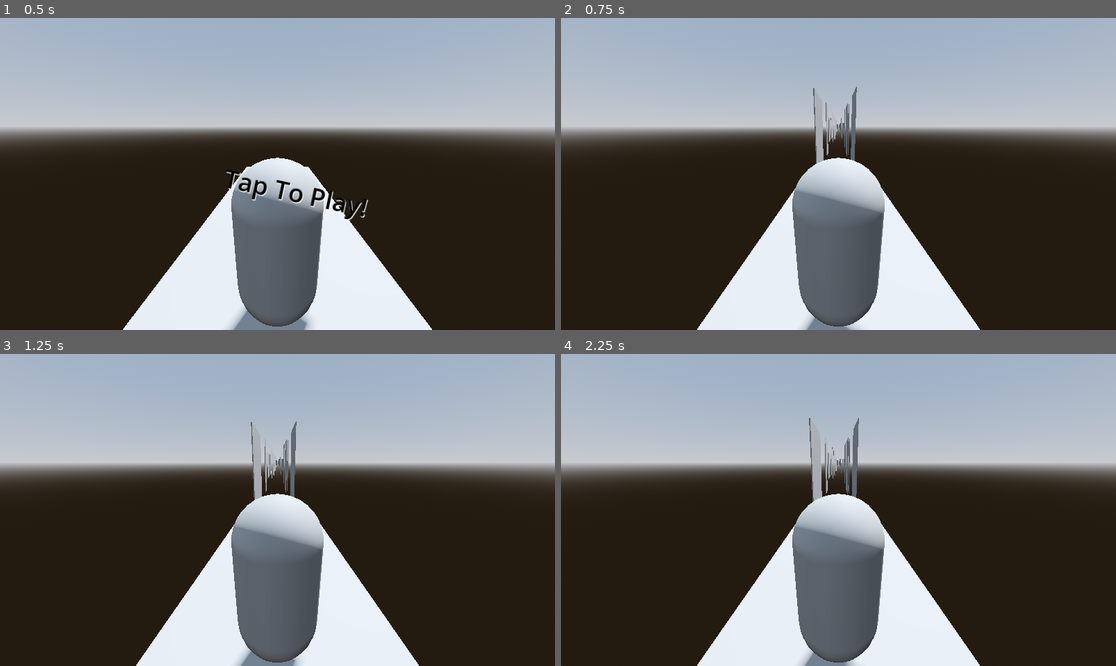
Above: before the commit, frames 1-4 (two rows, left to right).
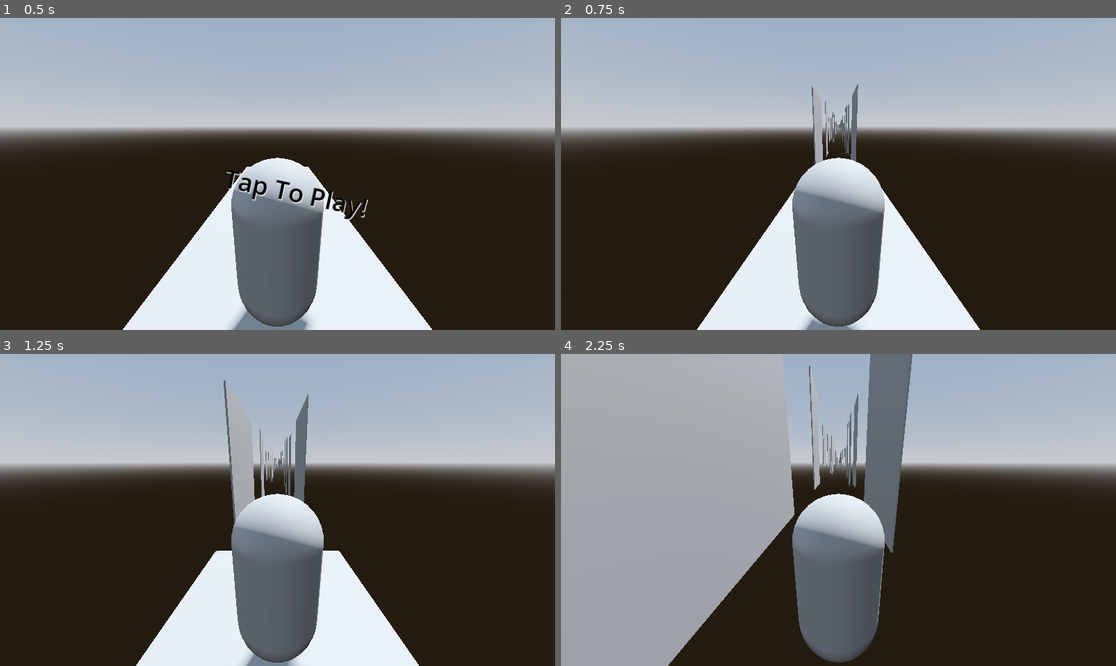
Above: after the commit, the same moments.

Repository: Caesar-Codicis/runner-remade
Game: Godot game, scene res://main_scene.tscn
Two runs of this game, one before a commit and one after it. Both use one fixed random seed, a clock stepped at 60 frames per second and the inputs below.
Inputs (mouse positions are in pixels of both pictures, inside the frame that each line leads up to):
- Up to frame 1 (0.5 s): no input
- Up to frame 2 (0.75 s): tap Enter at 0.5 s; move the mouse to (960, 158) at 0.52 s; click (960, 158) at 0.67 s
- Up to frame 3 (1.25 s): no input
- Up to frame 4 (2.25 s): move the mouse to (727, 525) at 1.27 s; click (727, 525) at 1.42 s; move the mouse to (894, 441) at 2.02 s; click (894, 441) at 2.17 s

Frame 1 is identical in both runs. In frame 2, 0.4% of the frame differs, in the area x 25-75%, y 21-100%; in frame 3, 2.5%; in frame 4, 41%, in the area x 0-76%, y 0-100%.

Commit message:
Adjust generate walls
Generate walls changed so walls get thinner as the course progresses

Diff:
--- a/StartScreen.gd
+++ b/StartScreen.gd
@@ -6,7 +6,7 @@
 
 # Called when the node enters the scene tree for the first time.
 func _ready() -> void:
-	Engine.time_scale = 0.1
+	# Engine.time_scale = 1 ## debugging tool for controlling speed of playback
 	_startLabel = $CanvasLayer/StartLabel
 	_startLabel.visible = true
 
--- a/WallGenerator.gd
+++ b/WallGenerator.gd
@@ -16,15 +16,15 @@
 
 func StartGenerating():
 	for i in range(1250):
-		GenerateSimpleWalls()
+		GenerateSimpleWalls(i)
 
-func GenerateSimpleWalls():
+func GenerateSimpleWalls(n):
 	## simple left wall
 
 	if leftWallScene != null:
 		var leftWall = leftWallScene.instantiate() as MeshInstance3D
 		var leftWallY = GetRandomY()
-		var positionZ = randf_range(2.0,5.25)
+		var positionZ = randf_range(3.5,3.5+(5.25-3.5)*(1/(n+1)))
 		if simpleWallCount == 1:
 			leftWallY = 1.0
 			positionZ = 4.5
@@ -43,7 +43,7 @@
 
 	if rightWallScene != null:
 		var rightWall = rightWallScene.instantiate() as MeshInstance3D
-		var positionZ = randf_range(2.25,5.25)
+		var positionZ = randf_range(3.5,3.5+(5.25-3.5)*(1/(n+1)))
 		var rightWallY = GetRandomY()
 		rightWall.position = Vector3(0.75, rightWallY, nextRightWallPositionZ)
 		var CurrentScale = rightWall.scale
--- a/player.gd
+++ b/player.gd
@@ -77,11 +77,6 @@
 			if not hasReachedWall:
 				var directionToWall = (wallStickPosition - global_position).normalized()
 				velocity = directionToWall * (PLAYERSPEED + 1.5)
-				## apply gravity?
-				var playerVelocity = velocity
-				playerVelocity.y += GRAVITY * delta
-
-				velocity = velocity
 
 				move_and_slide()
 
